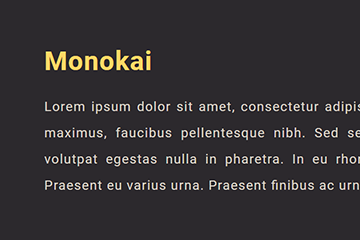
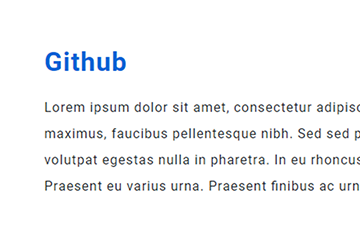
Layers edited between the first and the second 360px x 240px image:
painted on "waldo-themes" over [0, 0, 360, 240]
